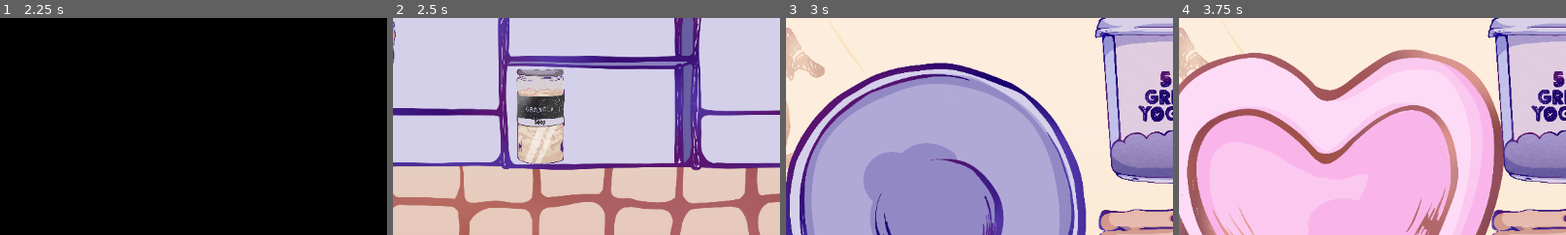
Above: before the commit, frames 1-4 (left to right).
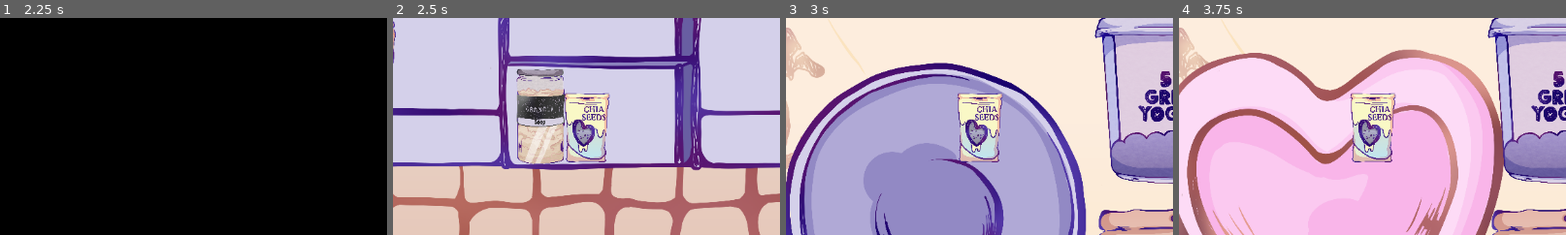
Above: after the commit, the same moments.

Repository: authenticBloodshed/gOATmeal
Game: Godot game, scene res://MainMenu.tscn
Two runs of this game, one before a commit and one after it. Both use one fixed random seed, a clock stepped at 60 frames per second and the inputs below.
Inputs (mouse positions are % of the whole screen's width and height, from its top left):
- Up to frame 1 (2.25 s): click "START" at 0.5 s; click "START" at 1.25 s; click "START" at 2 s
- Up to frame 2 (2.5 s): no input
- Up to frame 3 (3 s): click (94, 52) at 2.75 s
- Up to frame 4 (3.75 s): click (59, 90) at 3.5 s
The pictures show only the part of the screen within x 35-85%, y 4-54%; the shares and areas given below are measured in that part.

Frame 1 is identical in both runs. In frame 2, 2.9% of the frame differs, in the area x 44-57%, y 34-67%; in frame 3, 3.2%; in frame 4, 3.4%.

Commit message:
revamped pickup system
Game now remembers which items have been picked up and no longer uses buttons for pickups :)

Diff:
--- /dev/null
+++ b/PickupItem.tscn
@@ -0,0 +1,15 @@
+[gd_scene load_steps=3 format=3 uid="uid://ctts782sd43x0"]
+
+[ext_resource type="Script" path="res://pickupItem.gd" id="1_c08x5"]
+
+[sub_resource type="RectangleShape2D" id="RectangleShape2D_cvpfk"]
+size = Vector2(56, 94)
+
+[node name="Area2D" type="Area2D"]
+script = ExtResource("1_c08x5")
+
+[node name="Sprite2D" type="Sprite2D" parent="."]
+
+[node name="CollisionShape2D" type="CollisionShape2D" parent="."]
+position = Vector2(-3, -1)
+shape = SubResource("RectangleShape2D_cvpfk")
--- a/game.tscn
+++ b/game.tscn
@@ -27,6 +27,8 @@
 [ext_resource type="Texture2D" uid="uid://bvjcl7bq1qeyo" path="res://finalbreakfast.png" id="24_edftf"]
 [ext_resource type="PackedScene" uid="uid://bn7l7abptit80" path="res://PrepStation.tscn" id="24_s7fva"]
 [ext_resource type="AudioStream" uid="uid://c77tvtsq62ofh" path="res://Upbeat Jazz Cooking by Infraction [No Copyright Music] _ Jazz Time - Infraction - No Copyright Music (youtube).mp3" id="27_4g87n"]
+[ext_resource type="PackedScene" uid="uid://ctts782sd43x0" path="res://PickupItem.tscn" id="28_aug4q"]
+[ext_resource type="Texture2D" uid="uid://b8y50ho1tt7v" path="res://chiaseeds.png" id="29_2tvmw"]
 
 [node name="Game" type="Node2D"]
 script = ExtResource("1_ottce")
@@ -188,6 +190,18 @@
 stream = ExtResource("27_4g87n")
 autoplay = true
 
+[node name="Chiaseeds" parent="." instance=ExtResource("28_aug4q")]
+position = Vector2(380, 288)
+itemId = "chia"
+
+[node name="Sprite2D" parent="Chiaseeds" index="0"]
+position = Vector2(316, -95)
+scale = Vector2(0.053, 0.053)
+texture = ExtResource("29_2tvmw")
+
+[node name="CollisionShape2D" parent="Chiaseeds" index="1"]
+position = Vector2(314, -94)
+
 [connection signal="pressed" from="CloseButton" to="." method="_on_close_button_pressed"]
 [connection signal="pressed" from="CloseButton" to="Breakfast" method="_on_close_button_pressed"]
 [connection signal="pressed" from="CloseButton" to="CloseButton" method="_on_pressed"]
@@ -195,3 +209,5 @@
 [connection signal="pressed" from="FridgeButton" to="." method="_on_fridge_button_pressed"]
 [connection signal="pressed" from="KitchenButton" to="." method="_on_kitchen_button_pressed"]
 [connection signal="pressed" from="PantryButton" to="." method="_on_pantry_button_pressed"]
+
+[editable path="Chiaseeds"]
--- /dev/null
+++ b/gameManager.gd
@@ -0,0 +1,9 @@
+extends Node
+
+var collectedItems = {}
+
+func set_item_collected(itemId:String, value:bool):
+	collectedItems[itemId] = value
+
+func is_item_collected(itemId:String) -> bool:
+	return collectedItems.get(itemId, false)
--- /dev/null
+++ b/pickupItem.gd
@@ -0,0 +1,24 @@
+extends Area2D
+
+@export var itemId : String = "item"
+var pickedUp : bool = false
+
+func _input_event(viewport, event, shape_idx):
+	if pickedUp:
+		return
+
+	if event is InputEventMouseButton:
+		if event.button_index == MOUSE_BUTTON_LEFT and event.pressed:
+			pickup()
+
+func pickup():
+	pickedUp = true
+
+	# Tell the game an ingredient was collected
+	GameManager.set_item_collected(itemId, true)
+
+	# Removes the ingredient from the kitchen
+	queue_free()
+
+	if GameManager.is_item_collected("chia"):
+		print("Picked up chiaseeds")
--- /dev/null
+++ b/pickup_item.gd
@@ -0,0 +1,21 @@
+extends Area2D
+
+@export var itemId : String = "item"
+var pickedUp : bool = false
+
+func _input_event(viewport, event, shape_idx):
+	if pickedUp:
+		return
+
+	if event is InputEventMouseButton:
+		if event.button_index == MOUSE_BUTTON_LEFT and event.pressed:
+			pickup()
+
+func pickup():
+	pickedUp = true
+
+	# Tell the game an ingredient was collected
+	GameManager.set_item_collected(itemId, true)
+
+	# Removes the ingredient from the kitchen
+	queue_free()
--- a/project.godot
+++ b/project.godot
@@ -14,3 +14,7 @@
 run/main_scene="res://MainMenu.tscn"
 config/features=PackedStringArray("4.2", "Forward Plus")
 config/icon="res://icon.svg"
+
+[autoload]
+
+GameManager="*res://gameManager.gd"
Binary file added: chiaseeds.png
Not shown, added: chiaseeds.png.import
Not shown: 1 places in game.tscn that only renumber resources
